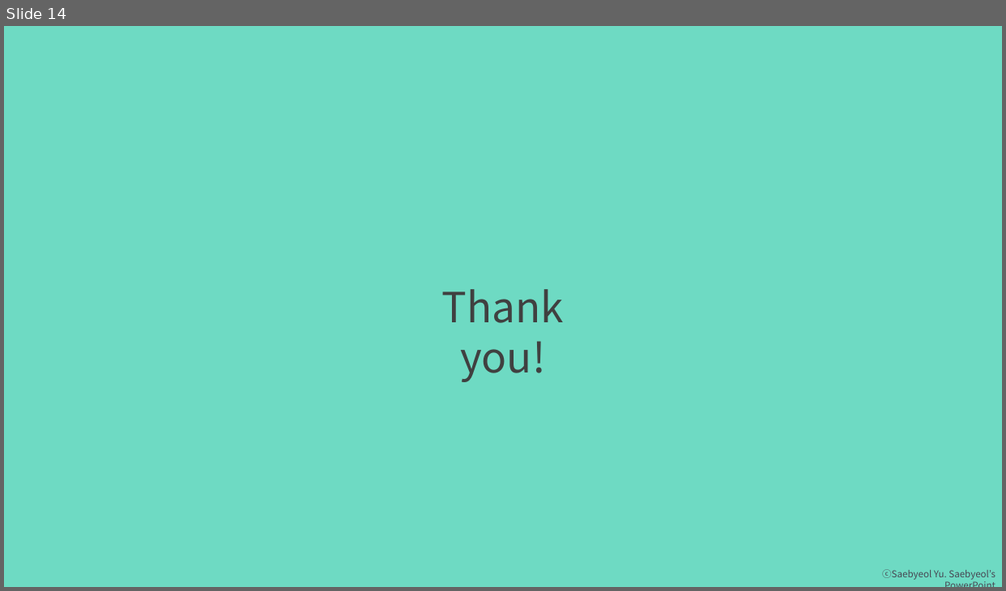
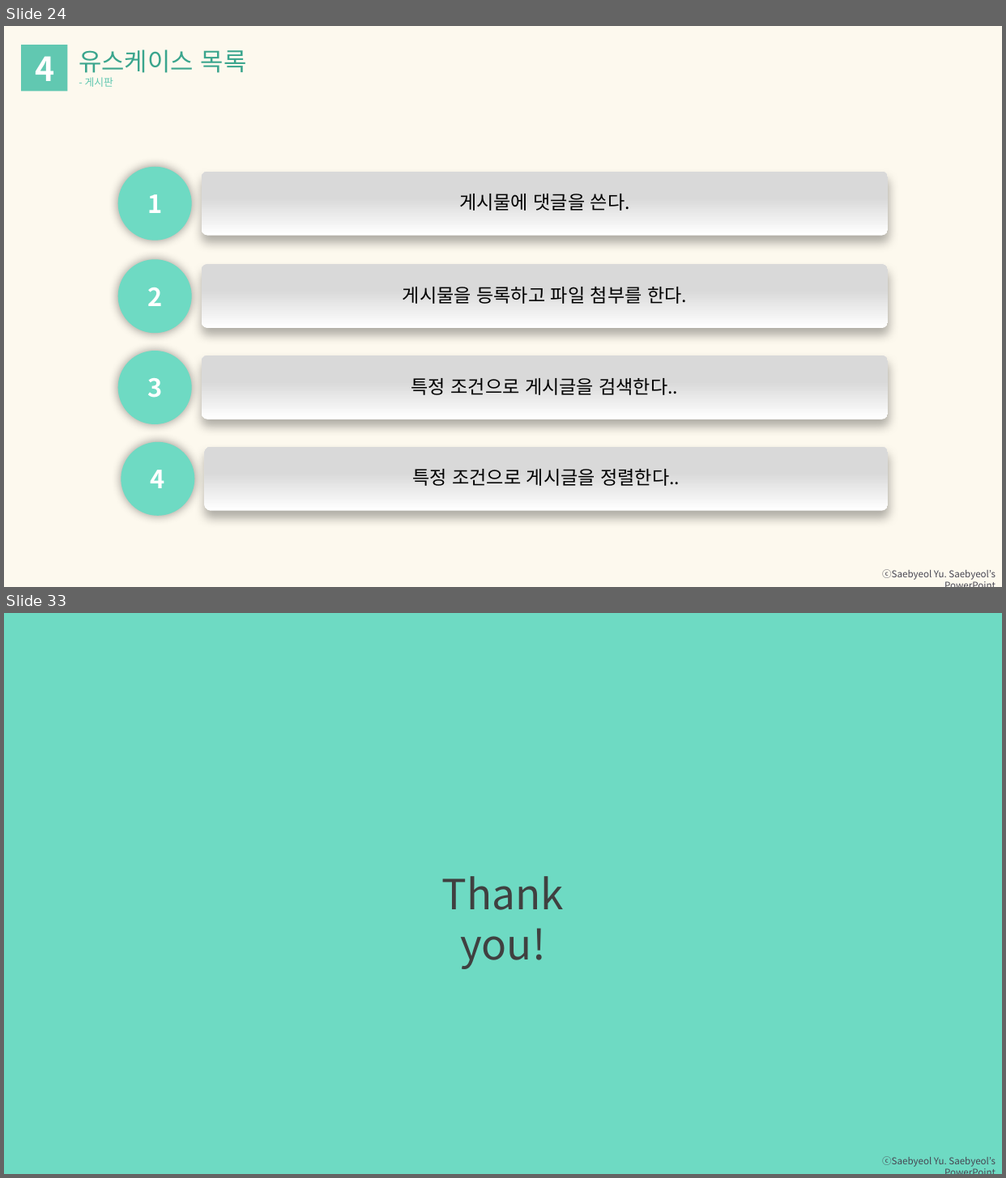
Before and after one commit to hyunmin0317/SoftwareEngineering_Project, a slide deck: 과제/프로젝트 중간보고.pptx. Shown one above the other, each under a label of ours: slide 14 before the commit, slides 24 and 33 after it; the slides between them are not shown. The pictures are 1006x591 and 1006x1178 pixels, drawn with LibreOffice and Linux fonts; fonts in the diff are those of the drawing. Boxes give left, top, right and bottom in pixels: in the first picture for what was removed or moved away, otherwise in the second. Text is boxed around its words. In the diff, an @@ line names an element or a change of style, - is before the commit and + after.

```diff
--- a/과제/프로젝트 중간보고.pptx
+++ b/과제/프로젝트 중간보고.pptx
@@ slide 24 added at <box>4,26,1002,587</box>, background #FDF9EE; not listed: 1 template element that a slide beside it also shows @@
@@ rectangle added at <box>21,45,68,91</box>, fill #61C8B1 @@
@@ text added at <box>79,49,247,78</box>, 24 pt, text #3AA58D @@
+유스케이스 목록
@@ text added at <box>36,56,55,81</box>, 32 pt, text #FFFFFF, bold @@
+4
@@ text added at <box>85,77,113,87</box>, 10 pt, text #61C8B1 @@
+- 게시판
@@ ellipse added at <box>117,167,191,240</box>, fill #6EDAC3, 24 pt, text #FFFFFF, bold @@
+1
@@ rounded rectangle added at <box>202,172,889,236</box>, fill gradient #FFFFFF to #D9D9D9 @@
@@ text added at <box>459,194,630,211</box>, 18 pt, text #000000 @@
+게시물에 댓글을 쓴다.
@@ ellipse added at <box>117,259,191,333</box>, fill #6EDAC3, 24 pt, text #FFFFFF, bold @@
+2
@@ rounded rectangle added at <box>202,265,889,328</box>, fill gradient #FFFFFF to #D9D9D9 @@
@@ text added at <box>403,287,687,304</box>, 18 pt, text #000000 @@
+게시물을 등록하고 파일 첨부를 한다.
@@ ellipse added at <box>117,351,191,425</box>, fill #6EDAC3, 24 pt, text #FFFFFF, bold @@
+3
@@ rounded rectangle added at <box>202,356,889,420</box>, fill gradient #FFFFFF to #D9D9D9 @@
@@ text added at <box>411,378,678,395</box>, 18 pt, text #000000 @@
+특정 조건으로 게시글을 검색한다..
@@ ellipse added at <box>121,442,194,515</box>, fill #6EDAC3, 24 pt, text #FFFFFF, bold @@
+4
@@ rounded rectangle added at <box>205,447,889,511</box>, fill gradient #FFFFFF to #D9D9D9 @@
@@ text added at <box>412,469,680,486</box>, 18 pt, text #000000 @@
+특정 조건으로 게시글을 정렬한다..
@@ what was slide 14 is now slide 33 @@
```
Also in this commit, not shown: 7 slides changed, 18 other slides added.
